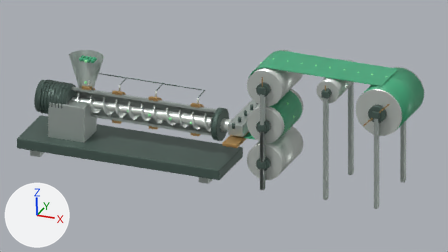
Two versions of the Blender file assets/equipment/sheet-motion.blend, one commit apart.
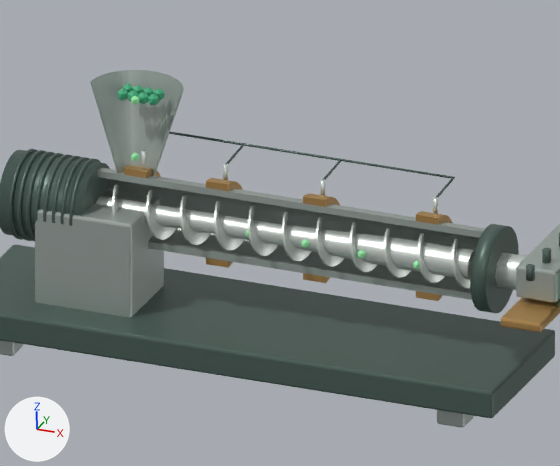
There are two pictures of each version: one from the file's camera 'WholeLineCamera', one close up on the part from 8% to 55% of the width and 10% to 79% of the height. Arrows for +X, +Y and +Z are at lower left; the lights stay in place. The last two pictures show the newer version. Both versions are drawn at frame 109 of the action 'ScrewAAction'; the numbers are the values there.

Names of what the first close-up shows: 'AdapterToFlatDie', 'BarrelCutaway', 'DriveBed', 'DriveMotor', 'FlatDieLowerLip', 'FlatDieRear', 'GearboxPedestal', 'HopperCutaway', 'ScreenFlange', 'ScrewA_core', 'ScrewA_flight', 'SensorCable.003' and 36 more.
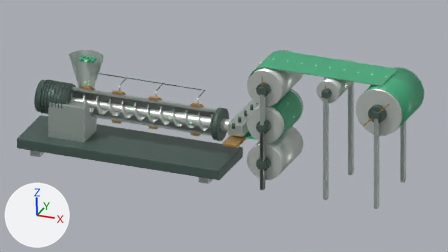
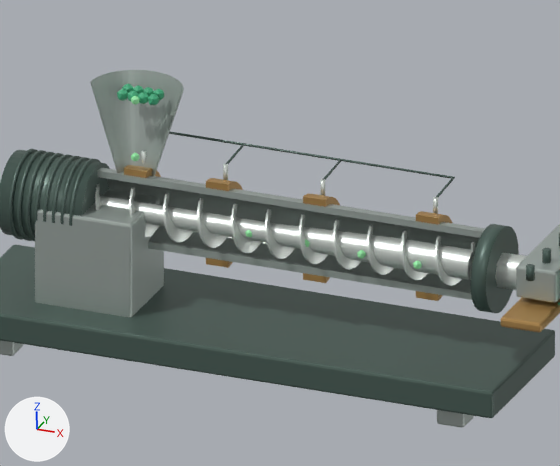
ob_screwa is not drawn itself; it is the parent of ob_screwa_core, ob_screwa_flight.

Diff of the bpy script that builds the scene:
```diff
--- a/assets/equipment/sheet-motion.blend.py
+++ b/assets/equipment/sheet-motion.blend.py
@@ ob_screwa @@
 ob_screwa.location = (0.0, 0.0, 1.2)
-ob_screwa.rotation_euler = (4.712, 0.0, 0.0)  # degrees (270, 0, 0)
+ob_screwa.rotation_euler = (-4.712, 0.0, 0.0)  # degrees (-270, 0, 0)
```

Where the change shows, as pixel boxes [x1, y1, x2, y2] in the close-ups (560 x 466 px):
'ScrewA_core', turned: before [96, 196, 475, 280]; after [100, 196, 475, 280]
'ScrewA_flight', turned: before [112, 184, 471, 288]; after [95, 184, 475, 286]
